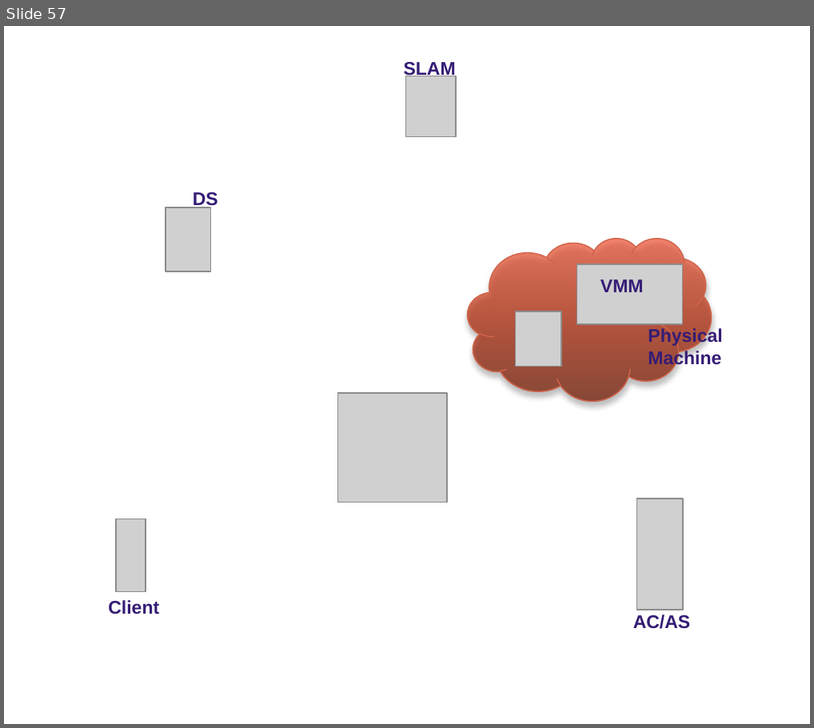
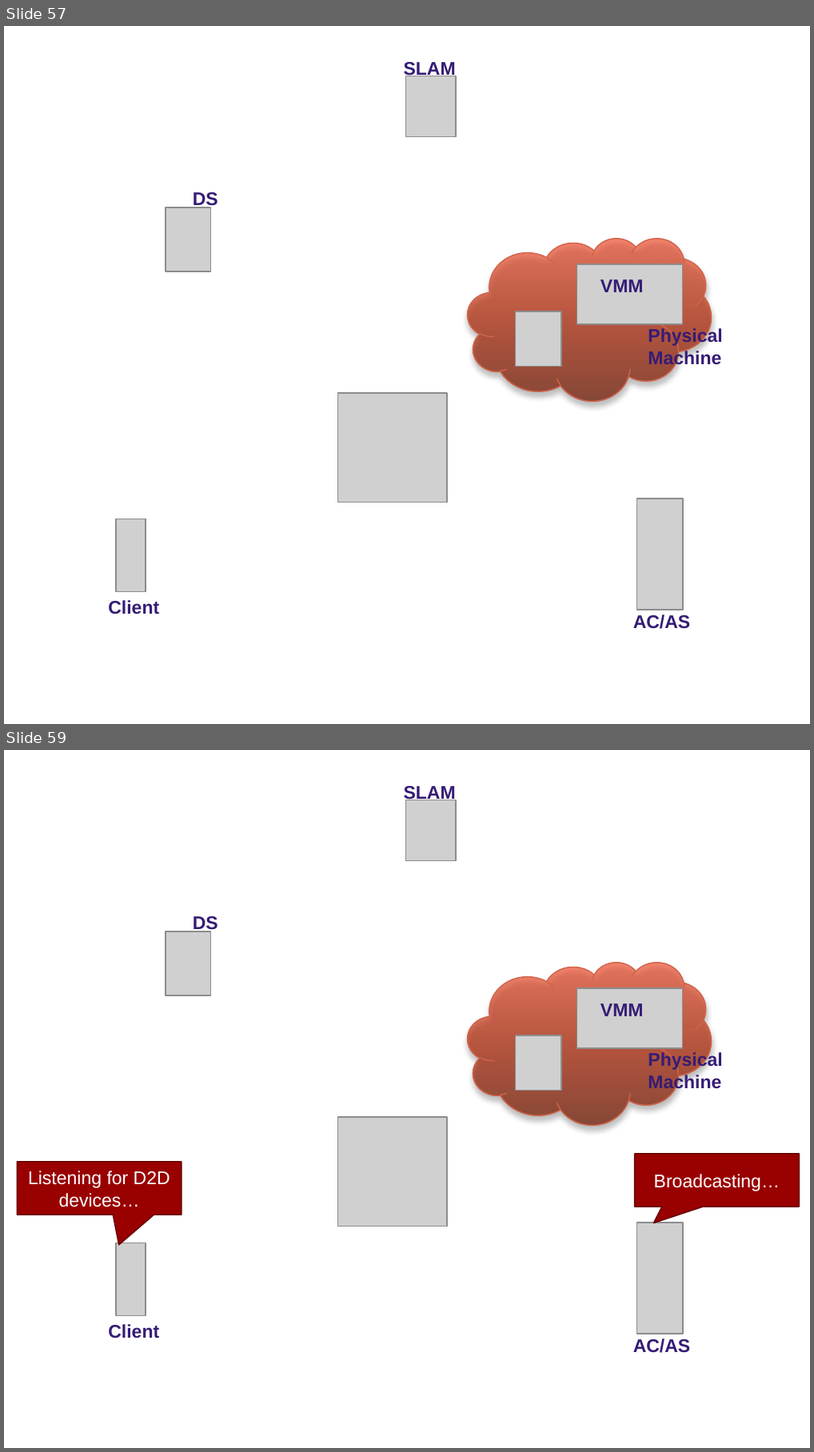
Before and after one commit to RapidProject/demo-animation-server, a slide deck: resources/figs/RAPID integration.pptx. Shown one above the other, each under a label of ours: slide 57 before the commit, slides 57 and 59 after it; the slides between them are not shown. The pictures are 814x728 and 814x1452 pixels, drawn with LibreOffice and Linux fonts; fonts in the diff are those of the drawing; grey boxes stand for pictures. Boxes give left, top, right and bottom in pixels: in the first picture for what was removed or moved away, otherwise in the second. Text is boxed around its words. In the diff, an @@ line names an element or a change of style, - is before the commit and + after.

```diff
--- a/resources/figs/RAPID integration.pptx
+++ b/resources/figs/RAPID integration.pptx
@@ slide 59 added at bbox=[4, 750, 810, 1448], background #FFFFFF @@
@@ text added at bbox=[404, 784, 456, 804], 12 pt, text #351C75, bold @@
+SLAM
@@ picture added at bbox=[406, 800, 457, 860] @@
@@ text added at bbox=[193, 915, 218, 934], 12 pt, text #351C75, bold @@
+DS
@@ picture added at bbox=[166, 932, 211, 996] @@
@@ group added at bbox=[467, 962, 711, 1125]: 2 pictures, 1 cloud, 1 text @@
+VMM
@@ text added at bbox=[648, 1052, 722, 1093], 12 pt, text #351C75, bold @@
+Physical Machine
@@ picture added at bbox=[338, 1117, 447, 1227] @@
@@ speech box added at bbox=[636, 1154, 801, 1207], fill #990000, outline #660000 0.75 pt, 12 pt, text #FFFFFF @@
+Broadcasting…
@@ speech box added at bbox=[18, 1161, 182, 1215], fill #990000, outline #660000 0.75 pt, 12 pt, text #FFFFFF @@
+Listening for D2D devices…
@@ picture added at bbox=[638, 1222, 684, 1334] @@
@@ picture added at bbox=[116, 1244, 146, 1316] @@
@@ text added at bbox=[108, 1324, 159, 1339], 12 pt, text #351C75, bold @@
+Client
@@ text added at bbox=[634, 1339, 691, 1353], 12 pt, text #351C75, bold @@
+AC/AS
```
Also in this commit, not shown: 3 other slides added, 2 other files.
